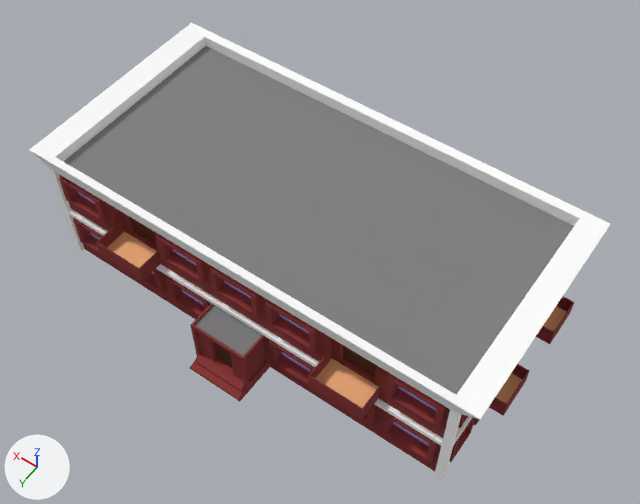
A saved change to the FBX model Trafficking/Assets/Art/Models/Props/Buildings/Apartment Red Bottom.FBX.
Camera for both pictures: a 50 mm camera at (-20.7, 27.9, 47.0) aimed at (-1.5, 1.2, 5.0). Lighting does not change. The marker at lower left points along +X, +Y and +Z. Where no turn or scale is listed for an object, it has been applied to the vertices.

Names of what the first picture shows: 'Apartment red bottom'.
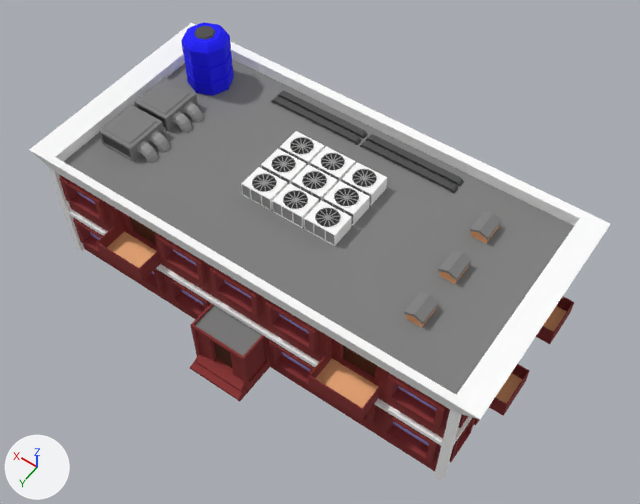
Scene script edits in JSON lines:
```json
{"block": "me_mesh", "where": "# used by ob_apartment_red_bottom; location = (0.0, 0.0, 0.0)"}
{"op": "remove", "block": "me_mesh", "code": "me_mesh.from_pydata(...)  # 1540 vertices, 3076 faces; spans x -15.6..15.6, y -8.6..9.9, z 0.0..8.9"}
{"op": "add", "block": "me_mesh", "code": "me_mesh.from_pydata(...)  # 4140 vertices, 8184 faces; spans x -15.6..15.6, y -8.6..9.9, z 0.0..12.0"}
{"block": "me_mesh", "change": "me_mesh part 1: 2600 vertices added at x -10.2..12.9, y -6.2..4.1, z 8.0..12.0"}
```

What differs and where, as boxes (x1, y1, x2, y2) in the pictures (640 x 504 px):
```json
{"object": "Apartment red bottom", "change": "reshaped", "before": [29, 23, 610, 481], "after": [29, 22, 610, 481]}
{"part": 1, "of": "me_mesh", "change": "added", "after": [99, 22, 502, 327]}
```
